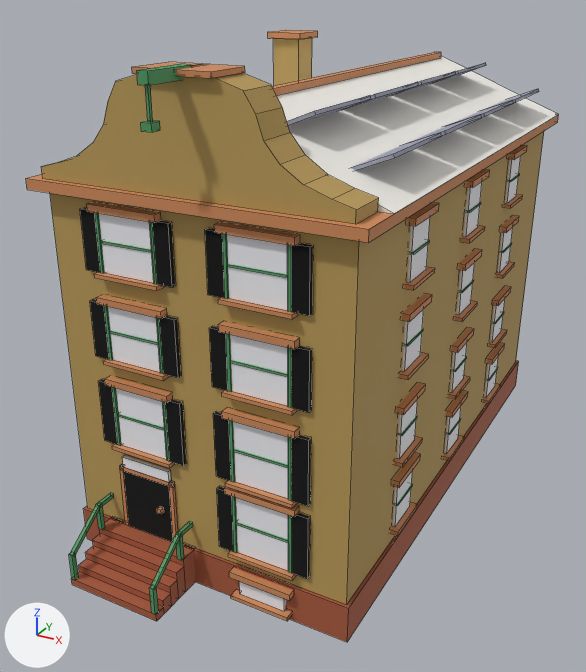
The Blender file assets/managed-models/buildings/house-1x2-4f-dutch-a-solar/house-1x2-4f-dutch-a-solar.blend: old version first, new version second.
One viewpoint serves both versions: a camera (50 mm lens) standing at (1.167, -2.39, 1.677) and looking at (-0.069, -0.142, 0.553). Lighting does not change. The marker at lower left points along +X, +Y and +Z. The picture after the commit comes second. Mesh edges are drawn as thin lines.

Objects in the first picture: 'house-1x2-4f-dutch-a-solar'.
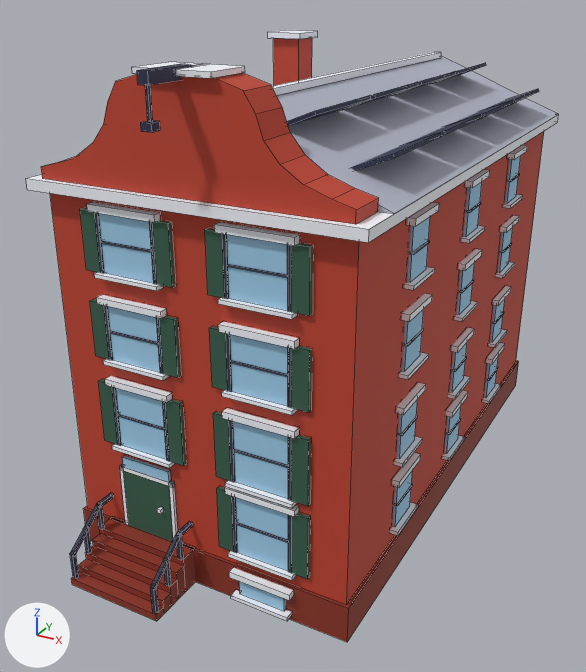
Where the change shows, as pixel boxes [x1, y1, x2, y2] in the pictures (586 x 672 px; the box of a moved part takes in the faces that stretch with it):
part 1 of me_house_1x2_4f_dutch_a_solar, added: after [83, 528, 92, 554]
part 2 of me_house_1x2_4f_dutch_a_solar, moved or reshaped: before [69, 494, 193, 615]; after [70, 494, 193, 613]
part 3 of me_house_1x2_4f_dutch_a_solar, surface changed: [26, 30, 559, 642] in both

What the commit changed:
me_house_1x2_4f_dutch_a_solar is used by ob_house_1x2_4f_dutch_a_solar; location (0.0, 0.0, 0.0).
me_house_1x2_4f_dutch_a_solar had 1972 vertices, 1472 faces and spanned x -0.5..0.5, y -1.0..1.0, z 0.0..1.51.
me_house_1x2_4f_dutch_a_solar now has 1988 vertices, 1484 faces and spans x -0.5..0.5, y -1.0..1.0, z 0.0..1.51.
me_house_1x2_4f_dutch_a_solar part 1: a new loose piece, a box spanning x -0.356..-0.344, y -0.931..-0.919, z 0.072..0.164, in mat_m_house_1x2_4f_dutch_a_solar.
Part 2, on me_house_1x2_4f_dutch_a_solar:
6 vertices are removed from x -0.36..-0.04, y -1.0..-0.99, z 0.02..0.11.
38 faces are deleted.
2 vertices move from x -0.06..-0.04, y -1.0, z 0.11 to x -0.06..-0.04, y -0.93, z 0.16.
14 vertices are added at x -0.36..-0.04, y -1.0..-0.92, z 0.02..0.16.
44 new faces join them.
me_house_1x2_4f_dutch_a_solar part 3: 1434 kept faces spanning x -0.5..0.5, y -1.0..1.0, z 0.0..1.51 get new texture (UV) coordinates.
